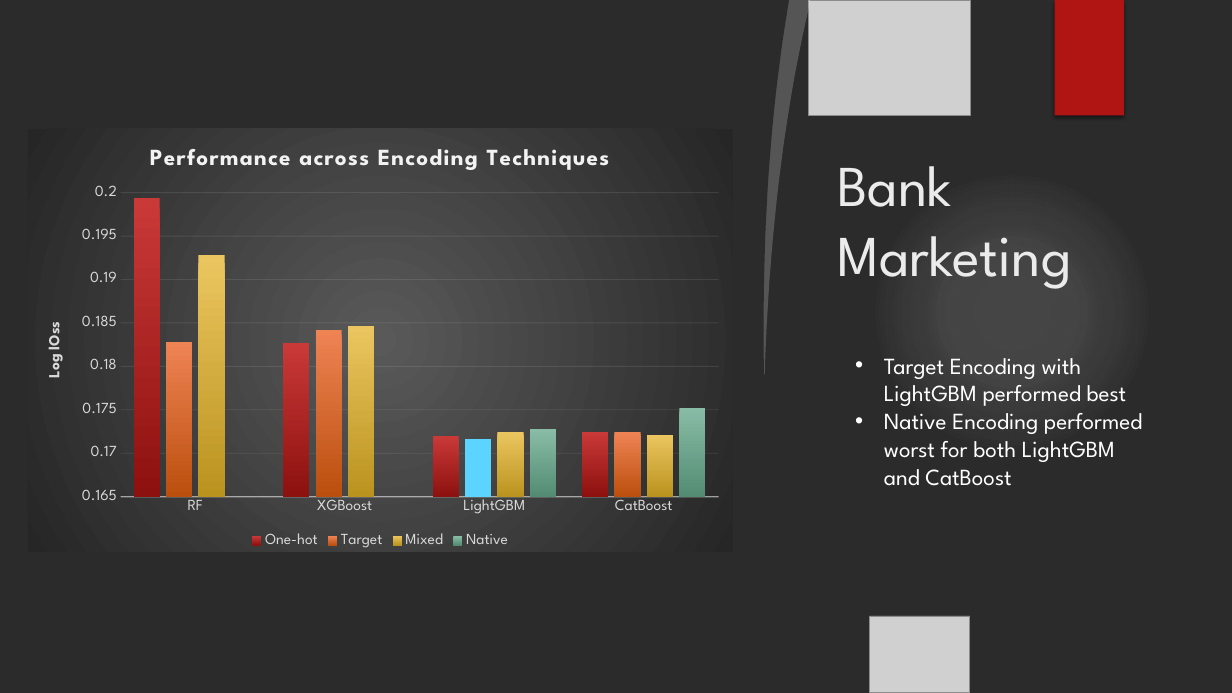
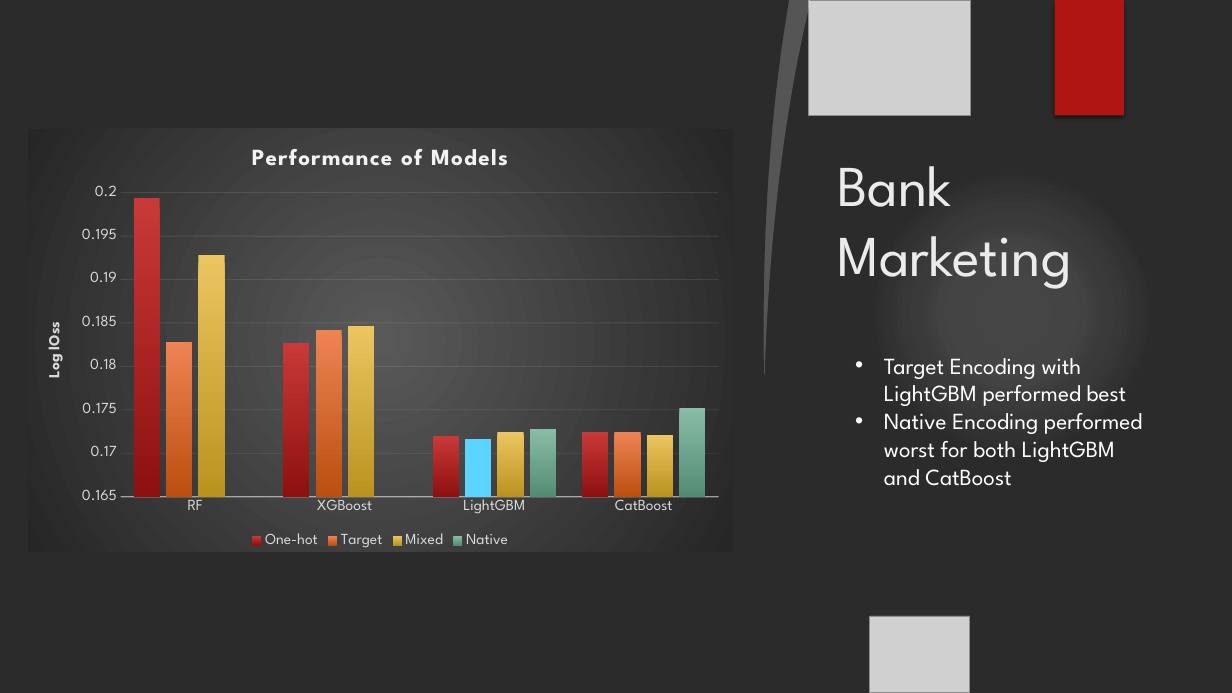
Before and after one commit to mohannishant6/MSc-Thesis, a slide deck: slide 22 of GBDT.pptx (slide 19 before the commit). Drawn at 1232x693 pixels with LibreOffice and Linux fonts; fonts in the diff are those of the drawing; grey boxes stand for pictures; background and template pictures are left out; a plain dark background stands for a picture behind light text. Boxes give left, top, right and bottom in pixels: in the first picture for what was removed or moved away, otherwise in the second. Text is boxed around its words. In the diff, an @@ line names an element or a change of style, - is before the commit and + after.

Commit message:
final ppt

```diff
--- a/GBDT.pptx
+++ b/GBDT.pptx
@@ column chart at box(28, 128, 733, 552) @@
@@ title "Performance across Encoding Techniques " to "Performance of Models " @@
```
Also in this commit, not shown: 18 other slides changed, 4 slides added, 1 other file.
